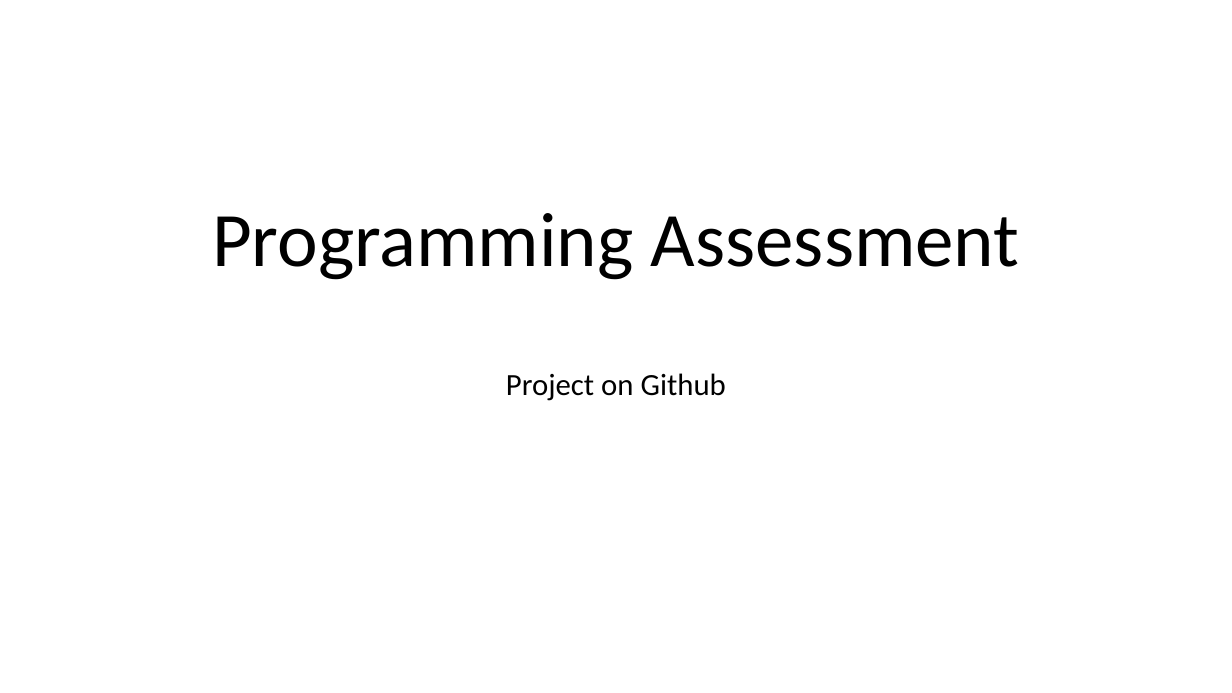
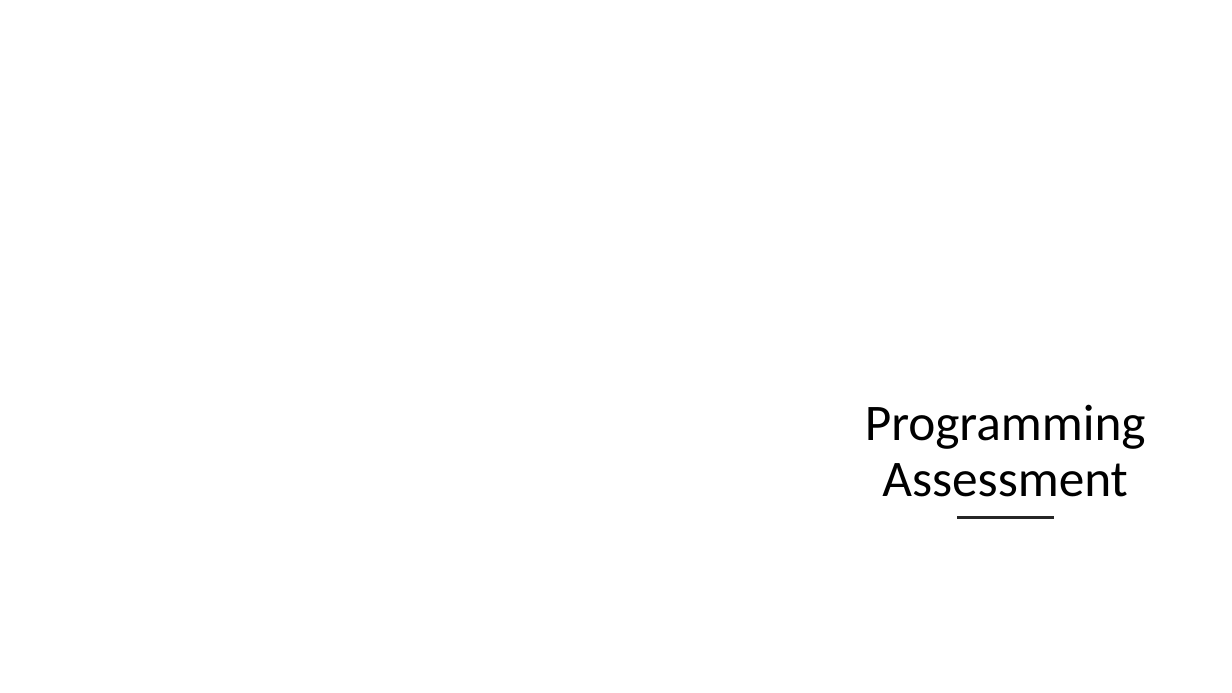
Before and after one commit to morrisj70800/01_Assesment, a slide deck: slide 1 of Programming Assesment.pptx. Drawn at 1232x693 pixels with LibreOffice and Linux fonts; fonts in the diff are those of the drawing; background and template pictures are left out. Boxes give left, top, right and bottom in pixels: in the first picture for what was removed or moved away, otherwise in the second. Text is boxed around its words. In the diff, an @@ line names an element or a change of style, - is before the commit and + after.

```diff
--- a/Programming Assesment.pptx
+++ b/Programming Assesment.pptx
@@ freeform shape added at <box>757,230,1232,693</box>, fill #FFFFFF at 70% opacity @@
@@ title "Programming Assessment": place and size @@
-title "Programming Assessment" at <box>212,213,1019,280</box>
+title "Programming Assessment" at <box>865,404,1146,497</box>
@@ title "Programming Assessment" at <box>865,404,1146,497</box>: size 60 to 40 pt @@
@@ subtitle removed at <box>506,373,726,401</box> @@
-Project on Github
@@ line added from (958, 518) to (1053, 518), #262626 2 pt @@
```
Also in this commit, not shown: 11 other slides changed, 1 slide added, 3 other files.
